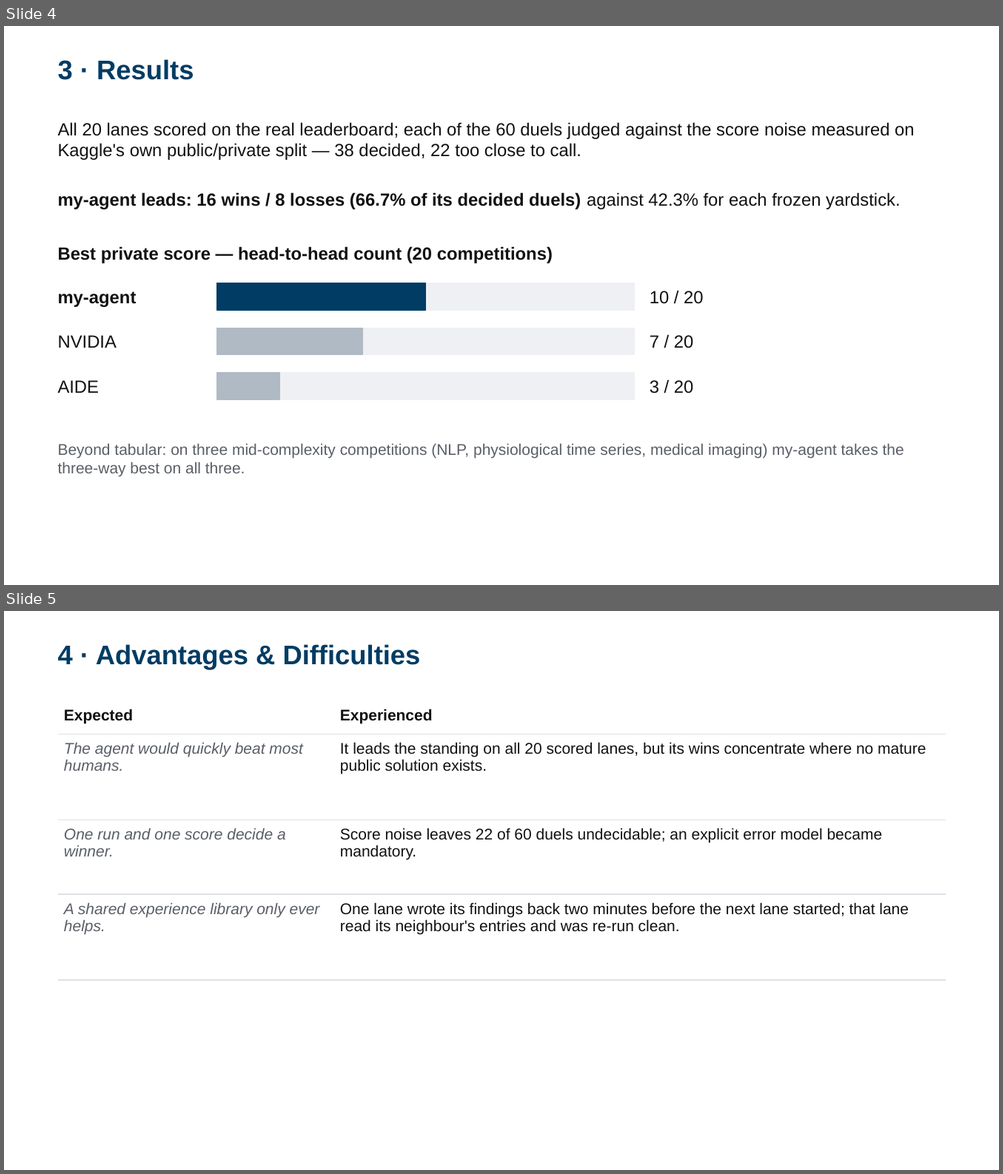
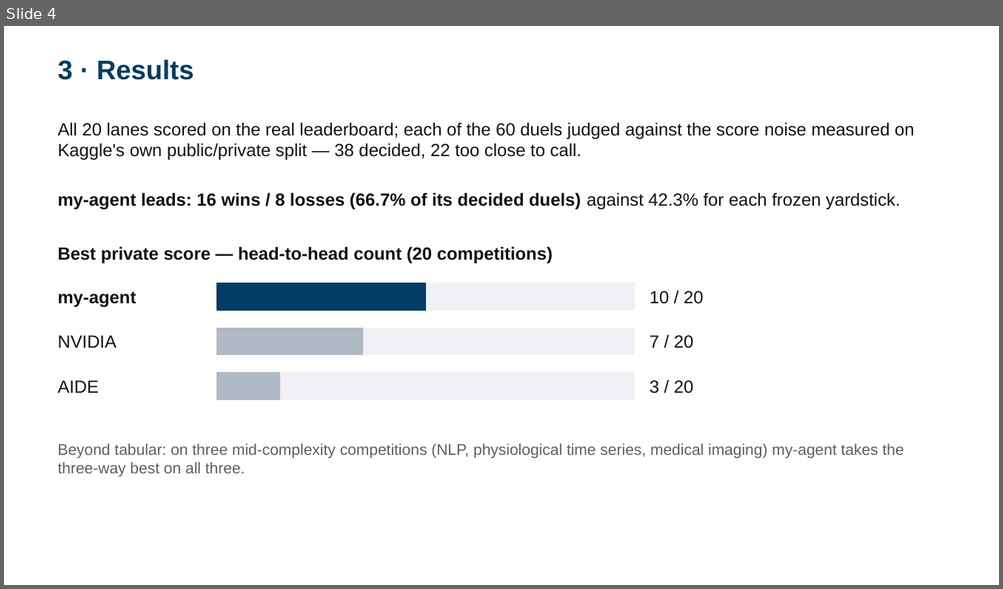
Before and after one commit to 930731haohao-afk/kaggle-agent, a slide deck: docs/presentation/slides_4min.pptx. Shown one above the other, each under a label of ours: slides 4 and 5 before the commit, slide 4 after it. The pictures are 1003x1174 and 1003x589 pixels, drawn with LibreOffice and Linux fonts; fonts in the diff are those of the drawing. Boxes give left, top, right and bottom in pixels: in the first picture for what was removed or moved away, otherwise in the second. Text is boxed around its words. In the diff, an @@ line names an element or a change of style, - is before the commit and + after.

```diff
--- a/docs/presentation/slides_4min.pptx
+++ b/docs/presentation/slides_4min.pptx
@@ slide 5 removed at (4, 611, 999, 1170), background #FFFFFF @@
@@ text removed at (58, 644, 421, 670) @@
-4 · Advantages & Difficulties
@@ table removed at (58, 701, 945, 938), 4 rows, 2 columns @@
-Expected | Experienced
-The agent would quickly beat most humans. | It leads the standing on all 20 scored lanes, but its wins concentrate where no mature public solution exists.
-One run and one score decide a winner. | Score noise leaves 22 of 60 duels undecidable; an explicit error model became mandatory.
-A shared experience library only ever helps. | One lane wrote its findings back two minutes before the next lane started; that lane read its neighbour's entries and was re-run clean.
```
Also in this commit, not shown: 1 slide changed, 1 slide added, 4 other files.
